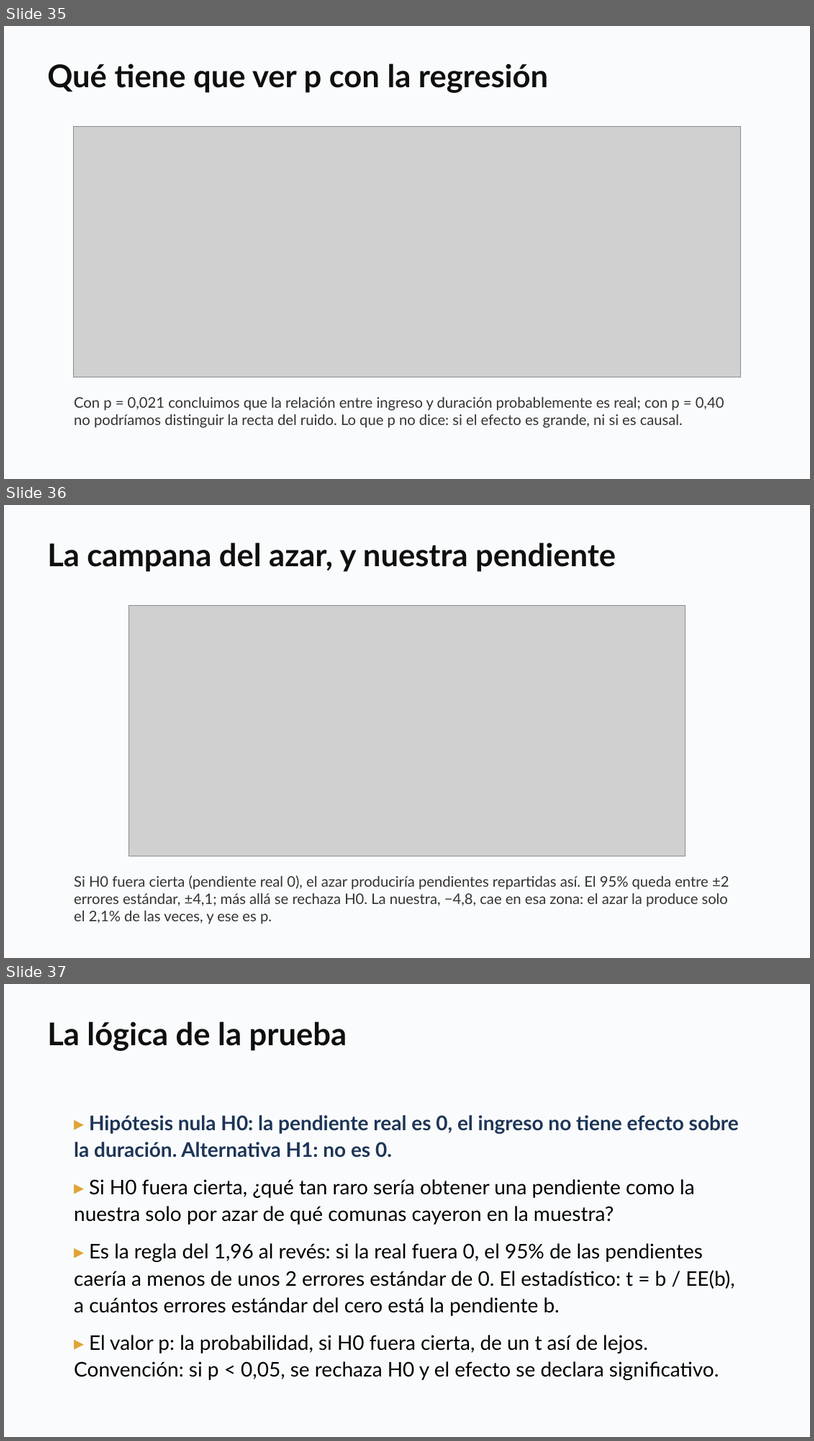
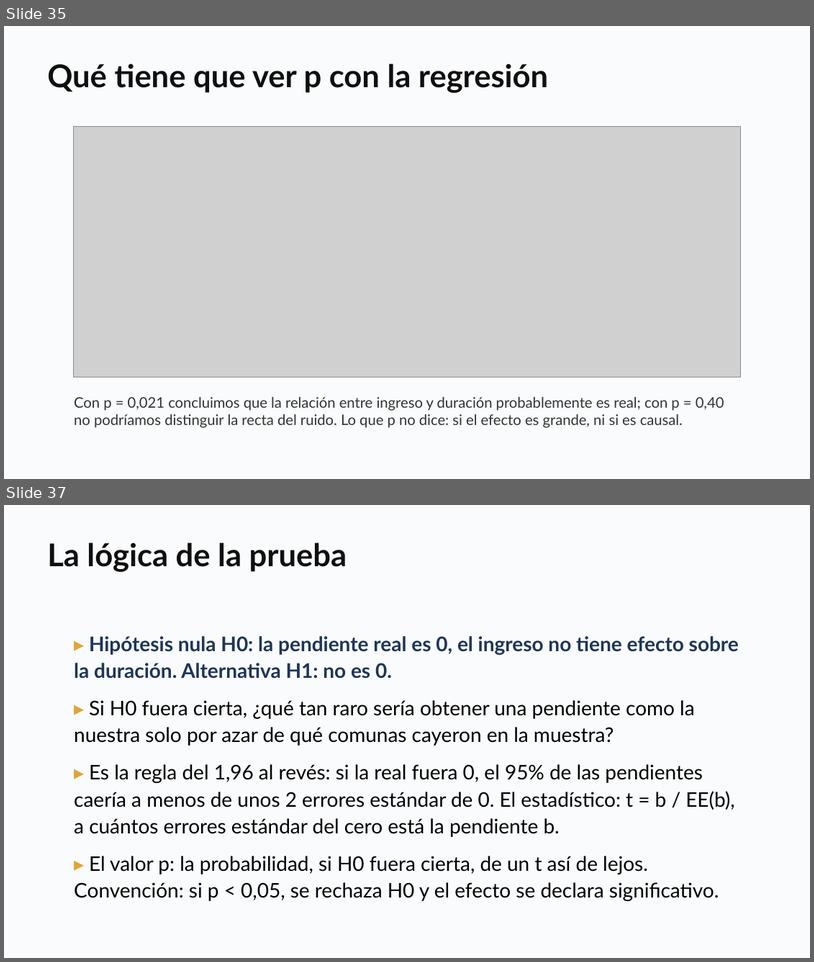
Before and after one commit to daniopitz/diplomado-cdd, a slide deck: presentaciones/clase05_probabilidad_inferencia.pptx. Shown one above the other, each under a label of ours: slides 35, 36 and 37 before the commit, slides 35 and 37 after it; the slides between them are not shown. The pictures are 814x1441 and 814x962 pixels, drawn with LibreOffice and Linux fonts; fonts in the diff are those of the drawing; grey boxes stand for pictures. Boxes give left, top, right and bottom in pixels: in the first picture for what was removed or moved away, otherwise in the second. Text is boxed around its words. In the diff, an @@ line names an element or a change of style, - is before the commit and + after.

```diff
--- a/presentaciones/clase05_probabilidad_inferencia.pptx
+++ b/presentaciones/clase05_probabilidad_inferencia.pptx
@@ slide 36 removed at box(4, 505, 810, 958), background #FFFFFF @@
@@ rectangle removed at box(4, 505, 810, 958) @@
@@ text removed at box(47, 542, 616, 572) @@
-La campana del azar, y nuestra pendiente
@@ picture removed at box(129, 606, 687, 856) @@
@@ text removed at box(74, 875, 729, 924) @@
-Si H0 fuera cierta (pendiente real 0), el azar produciría pendientes repartidas así. El 95% queda entre ±2 errores estándar, ±4,1; más allá se rechaza H0. La nuestra, −4,8, cae en esa zona: el azar la produce solo el 2,1% de las veces, y ese es p.
```
Also in this commit, not shown: 1 slide added, 3 other files.
